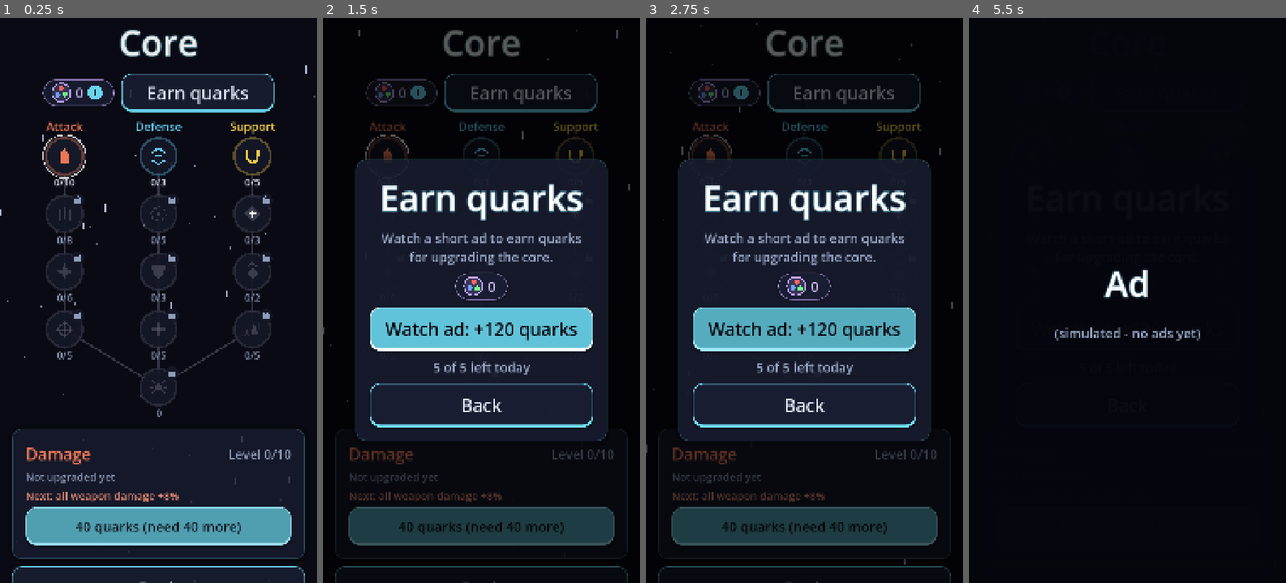
Above: before the commit, frames 1-4 (left to right).
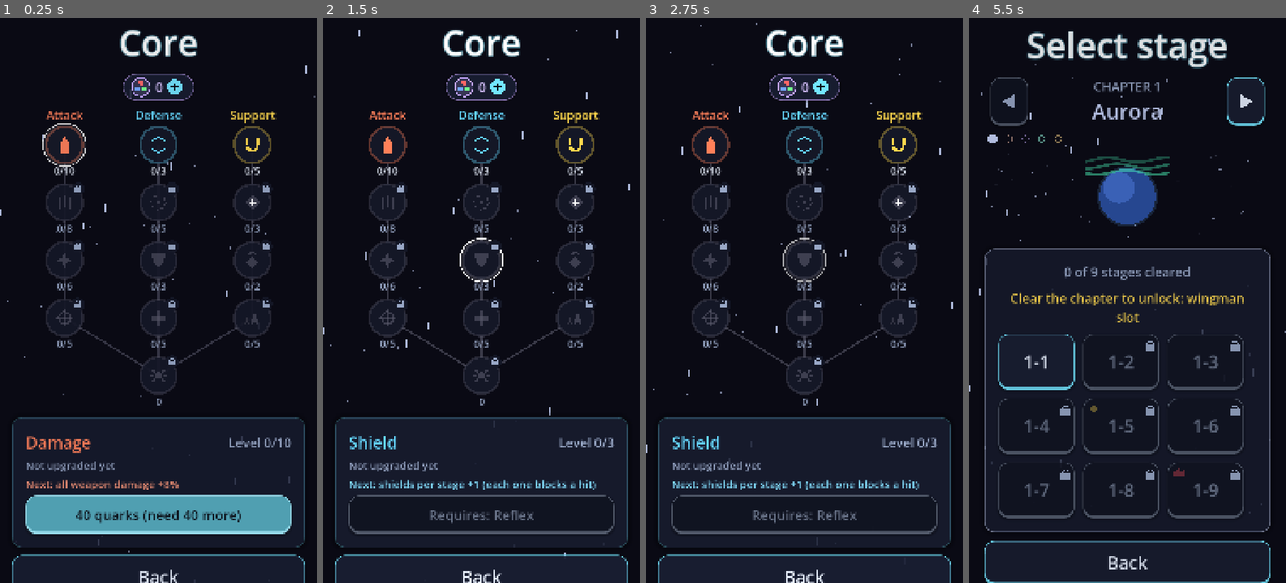
Above: after the commit, the same moments.

Repository: GDPonsoni/Nucleon-Squad-3D
Game: Godot game, scene res://scenes/upgrades.tscn
Two runs of this game, one before a commit and one after it. Both use one fixed random seed, a clock stepped at 60 frames per second and the inputs below. This scene is started directly instead of the project's main scene.
Inputs (mouse positions are in pixels of both pictures, inside the frame that each line leads up to):
- Up to frame 1 (0.25 s): no input
- Up to frame 2 (1.5 s): drag from (402, 91) to (513, 176) at 0.52 s; drag from (481, 272) to (465, 413) at 1.27 s
- Up to frame 3 (2.75 s): click (842, 91) at 2 s, where only the run before the commit has a clickable "Earn quarks"
- Up to frame 4 (5.5 s): click (1127, 526) at 2.75 s, where only the run before the commit has a clickable "40 quarks (need 40 more)"; click (1127, 328) at 3.5 s, where only the run before the commit has a clickable "Watch ad: +120 quarks"; click "Back" at 4.25 s; click (1127, 204) at 5 s, where only the run after the commit has a clickable "Play"

The runs differ from the first frame. In frame 1, 19% of the frame differs, in the area x 3-97%, y 9-100%; in frame 2, 40%; in frame 3, 40%, in the area x 0-97%, y 0-100%; in frame 4, 38%.

Commit message:
refactor(ui): remove o botão Ganhar quarks da tela Núcleo
A janela de anúncios continua abrindo pelo saldo de quarks (com o "+")
e ao tentar comprar uma evolução sem saldo.

Co-Authored-By: Claude Opus 5.5 <noreply@anthropic.com>

Diff:
--- a/scripts/core/params.gd
+++ b/scripts/core/params.gd
@@ -33,7 +33,6 @@
 var ad_quarks_base: int = 120  # quarks por anúncio assistido
 var ad_quarks_per_chapter: int = 60  # a mais por capítulo concluído
 var ad_quarks_daily_limit: int = 5
-var ad_button_size: Vector2 = Vector2(520.0, 120.0)
 var banner_height_dp: float = 90.0  # banner do menu inicial: cabe o padrão (50 dp) e o adaptativo do AdMob
 var banner_fallback_dpi: float = 420.0  # densidade usada fora do Android (S24 ~ 2,6 px por dp)
 var ad_popup_width: float = 760.0
--- a/scripts/ui/upgrade_screen.gd
+++ b/scripts/ui/upgrade_screen.gd
@@ -6,7 +6,6 @@
 var _view: UpgradeTreeView
 var _scroll: ScrollContainer
 var _balance: QuarkBadge
-var _ad_button: Button
 var _name_label: Label
 var _level_label: Label
 var _now_label: Label
@@ -44,7 +43,6 @@
 	_balance.size_flags_vertical = Control.SIZE_SHRINK_CENTER
 	_balance.pressed.connect(_open_ad_offer)
 	top.add_child(_balance)
-	top.add_child(_build_ad_offer())
 
 	_view = UpgradeTreeView.new()
 	_view.tree = _tree
@@ -128,7 +126,6 @@
 ## Atualiza saldo e painel do nó selecionado.
 func _refresh() -> void:
 	_balance.set_amount(SaveGame.quarks, false)
-	_refresh_ad_offer()
 	var node: UpgradeData = _selected
 	var level: int = SaveGame.upgrade_level(node)
 	_name_label.text = tr(node.name_key)
@@ -190,14 +187,7 @@
 		_refresh()
 
 
-## Botão que abre a janela de ganhar quarks com anúncios.
-func _build_ad_offer() -> Button:
-	_ad_button = UiFactory.make_button("ADS_EARN_TITLE")
-	_ad_button.custom_minimum_size = Params.ad_button_size
-	_ad_button.pressed.connect(_open_ad_offer)
-	return _ad_button
-
-
+## Janela de ganhar quarks (toque no saldo ou compra sem saldo).
 func _open_ad_offer(warning: String = "") -> void:
 	var popup := AdOfferPopup.open(self, warning)
 	popup.quarks_changed.connect(func() -> void:
@@ -205,10 +195,6 @@
 		_refresh())
 
 
-func _refresh_ad_offer() -> void:
-	_ad_button.disabled = not AdService.is_rewarded_available()
-
-
 func _go_back() -> void:
 	var path: String = Session.upgrades_return_path
 	Session.upgrades_return_path = ScenePaths.MENU
Not shown, changed: docs/ESTADO_ATUAL.md
